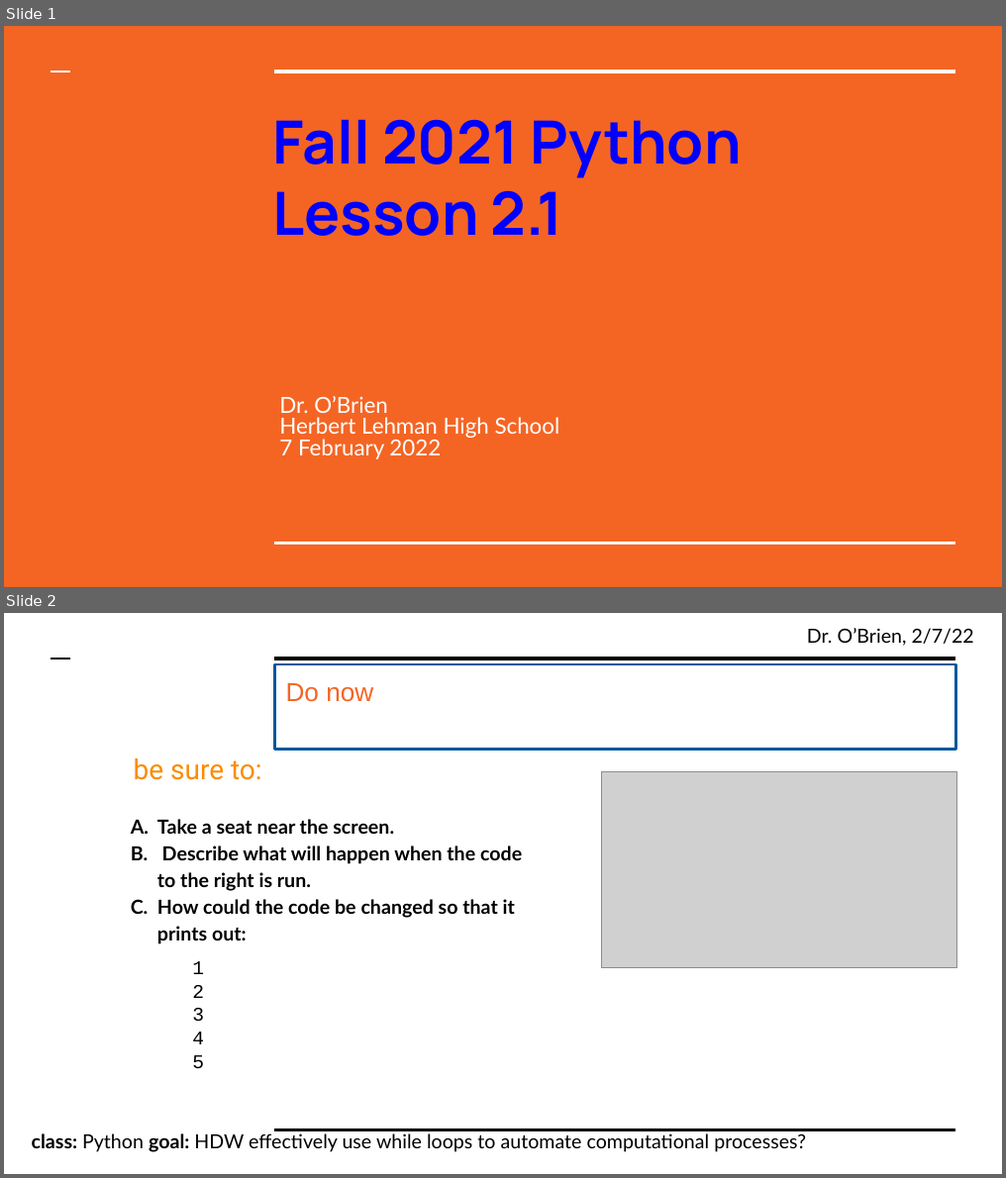
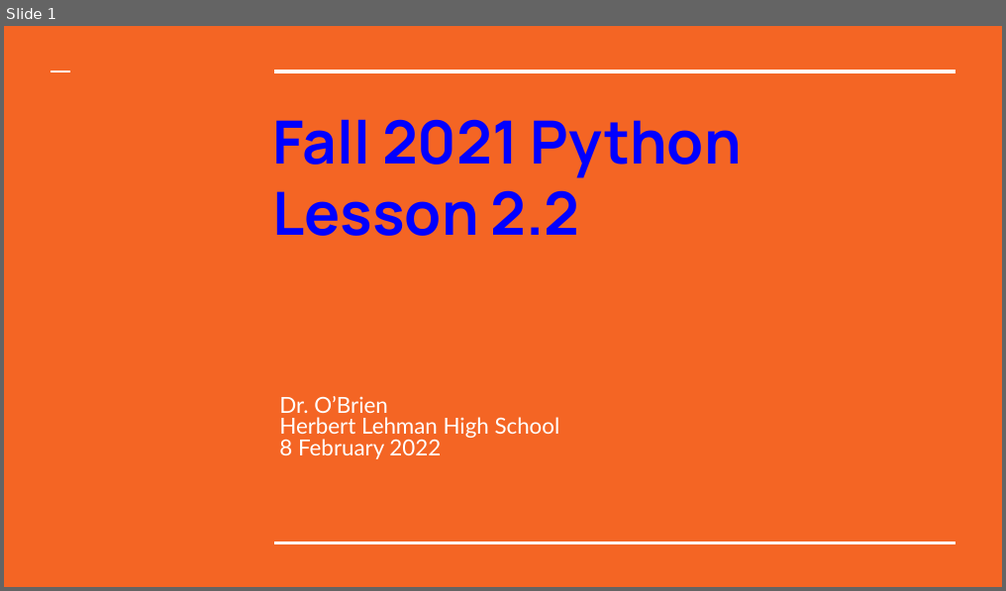
Before and after one commit to cobrien87/work, a slide deck: print/python2_1_3.pptx. Shown one above the other, each under a label of ours: slides 1 and 2 before the commit, slide 1 after it. The pictures are 1006x1178 and 1006x591 pixels, drawn with LibreOffice and Linux fonts; fonts in the diff are those of the drawing; grey boxes stand for pictures; background and template pictures are left out. Boxes give left, top, right and bottom in pixels: in the first picture for what was removed or moved away, otherwise in the second. Text is boxed around its words. In the diff, an @@ line names an element or a change of style, - is before the commit and + after.

Commit message:
pptx lesson plans morning

```diff
--- a/print/python2_1_3.pptx
+++ b/print/python2_1_3.pptx
@@ slide 2 removed at box(4, 613, 1002, 1174), background #FFFFFF @@
@@ text removed at box(807, 628, 974, 646) @@
-Dr. O’Brien, 2/7/22
@@ line removed from (51, 658) to (71, 658) @@
@@ line removed from (274, 658) to (956, 658) @@
@@ rectangle removed at box(274, 664, 956, 750) @@
@@ text removed at box(286, 683, 373, 702) @@
-Do now
@@ text removed at box(134, 759, 262, 780) @@
-be sure to:
@@ picture removed at box(601, 772, 956, 968) @@
@@ text removed at box(157, 819, 522, 945) @@
-A. Take a seat near the screen.
-B. Describe what will happen when the code to the right is run.
-C. How could the code be changed so that it prints out:
@@ text removed at box(192, 961, 204, 1068) @@
-1
-2
-3
-4
-5
@@ text removed at box(32, 1134, 806, 1153) @@
-class: Python goal: HDW effectively use while loops to automate computational processes?
@@ line removed from (274, 1130) to (956, 1130) @@
@@ slide 1 changed as well @@
@@ title at box(273, 190, 580, 236): text changed @@
-Lesson 2.1
+Lesson 2.2
@@ subtitle at box(279, 439, 441, 460): text changed @@
-7 February 2022
+8 February 2022
```
Also in this commit, not shown: 3 other slides changed, 1 slide added, 16 other files.
